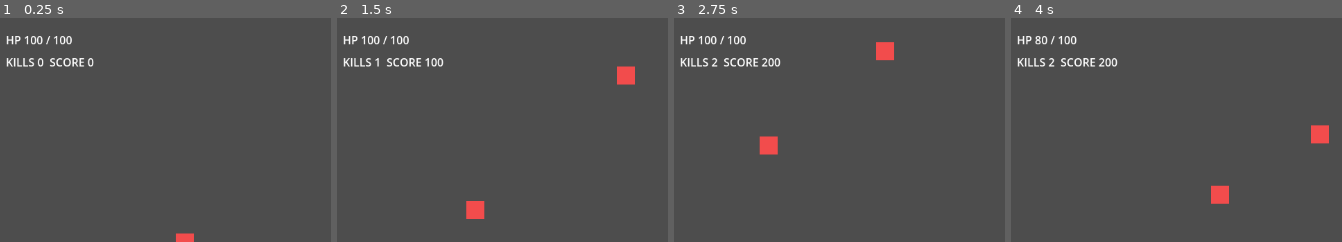
Above: before the commit, frames 1-4 (left to right).
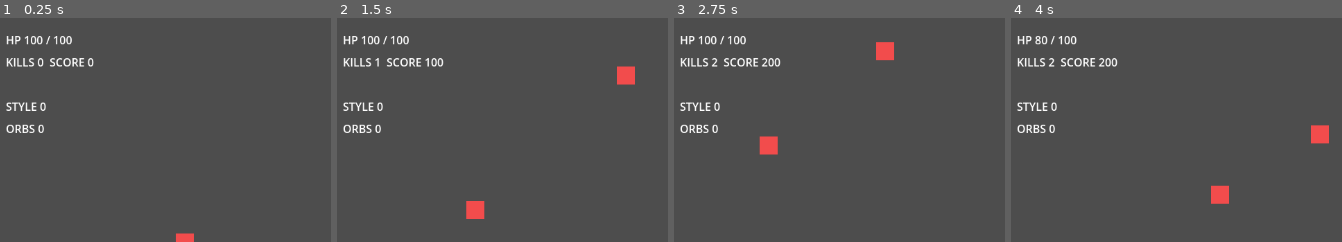
Above: after the commit, the same moments.

Repository: alsdmlals4-eng/ninja-survival-godot
Game: Godot game, scene res://scenes/main/main_scene.tscn
The game is run twice, just before and just after one commit, with the same random seed, the same clock (stepped at 60 frames per second) and the same inputs.
Inputs:
- Up to frame 1 (0.25 s): no input
- Up to frame 2 (1.5 s): tap Enter (ui_accept) at 0.5, 0.77 s; hold Right (ui_right) 0.53-1.28 s; hold Down (ui_down) from 1.28 s (still down)
- Up to frame 3 (2.75 s): tap Enter (ui_accept) at 1.52 s; release Down (ui_down) at 2.03 s; hold Right (ui_right) from 2.03 s (still down)
- Up to frame 4 (4 s): release Right (ui_right) at 2.78 s; hold Up (ui_up) 2.78-3.53 s; tap Enter (ui_accept) at 3.02, 3.77 s; hold Left (ui_left) from 3.53 s (still down)
The pictures show only the part of the screen within x 0-50%, y 0-50%; the shares and areas given below are measured in that part.

The runs differ from the first frame. In frame 1, 0.5% of the frame differs, in the area x 1-14%, y 37-52%; in frame 2, 0.5%; in frame 3, 0.5%; in frame 4, 0.5%.

Commit message:
feat: add MVP-1 HUD labels

Diff:
--- a/scenes/ui/hud.tscn
+++ b/scenes/ui/hud.tscn
@@ -18,6 +18,32 @@
 offset_right = 280.0
 offset_bottom = 80.0
 text = "KILLS 0  SCORE 0"
+
+[node name="ComboLabel" type="Label" parent="."]
+offset_left = 20.0
+offset_top = 84.0
+offset_right = 280.0
+offset_bottom = 112.0
+
+[node name="StyleLabel" type="Label" parent="."]
+offset_left = 20.0
+offset_top = 116.0
+offset_right = 220.0
+offset_bottom = 144.0
+text = "STYLE 0"
+
+[node name="RewardLabel" type="Label" parent="."]
+offset_left = 20.0
+offset_top = 148.0
+offset_right = 220.0
+offset_bottom = 176.0
+text = "ORBS 0"
+
+[node name="ComboTitleLabel" type="Label" parent="."]
+offset_left = 20.0
+offset_top = 180.0
+offset_right = 320.0
+offset_bottom = 214.0
 
 [node name="GameOverPanel" type="Control" parent="."]
 visible = false
